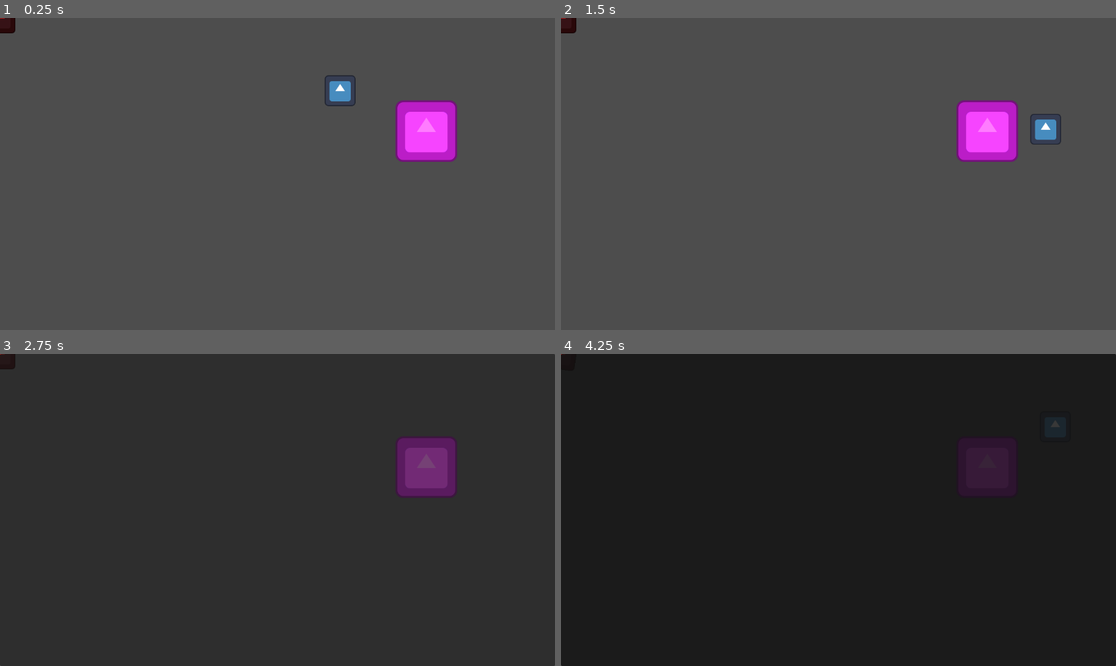
Above: before the commit, frames 1-4 (two rows, left to right).
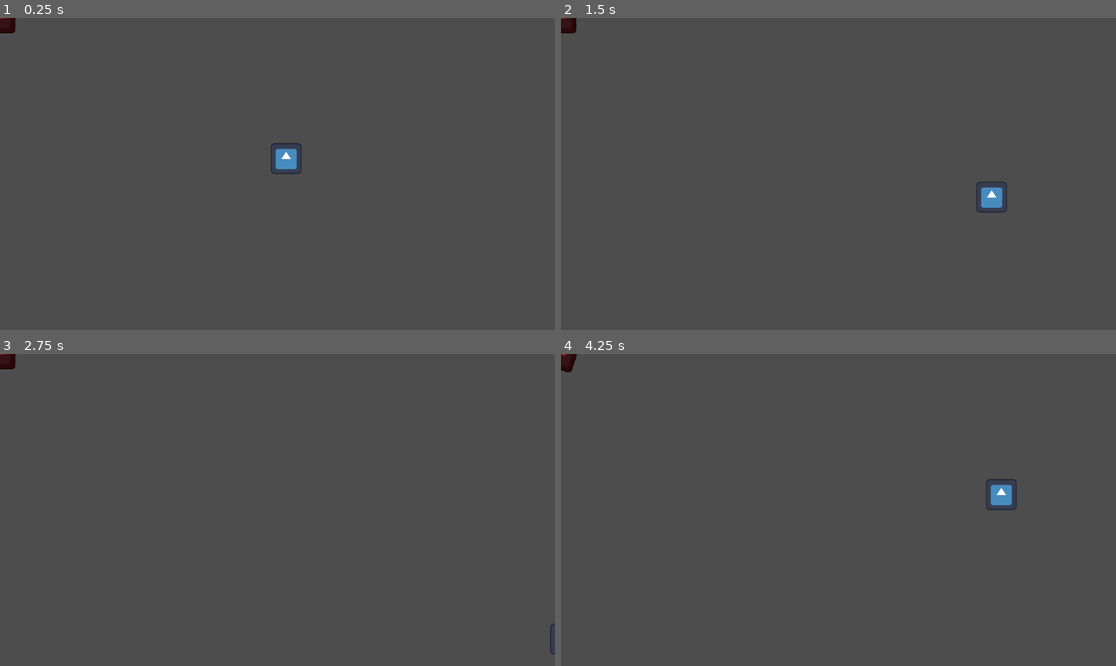
Above: after the commit, the same moments.

Repository: specialOne16/Godot-Wild-Jam-87
Game: Godot game, scene res://world/world.tscn
The game is run twice, just before and just after one commit, with the same random seed, the same clock (stepped at 60 frames per second) and the same inputs. The engine's default icon, where the game draws it, is replaced by a stand-in: a white triangle on a blue panel in a dark square.
Inputs:
- Up to frame 1 (0.25 s): no input
- Up to frame 2 (1.5 s): tap Enter at 0.5 s; hold Right (right) 0.53-1.28 s; hold Down (down) from 1.28 s (still down)
- Up to frame 3 (2.75 s): release Down (down) at 2.03 s; hold Right (right) from 2.03 s (still down)
- Up to frame 4 (4.25 s): release Right (right) at 2.78 s; hold Up (up) 2.78-3.53 s; tap Space at 3.5 s; hold Left (left) from 3.53 s (still down)

The runs differ from the first frame. In frame 1, 2.8% of the frame differs, in the area x 48-83%, y 18-50%; in frame 2, 2.8%; in frame 3, 100%; in frame 4, 100%, in the area x 0-100%, y 0-100%.

Commit message:
Fixed for comments

Diff:
--- a/entities/enemies/base/base_enemy.gd
+++ b/entities/enemies/base/base_enemy.gd
@@ -5,7 +5,6 @@
 var player: Player
 #
 func _process(delta: float) -> void:
-	rotation = get_parent().rotation
 	if player and event_bus.enemy_spawner == true:
 		global_position += global_position.direction_to(player.global_position) * move_speed * delta;
 		look_at(player.global_position)
--- a/entities/enemies/base/base_enemy.tscn
+++ b/entities/enemies/base/base_enemy.tscn
@@ -20,3 +20,11 @@
 [node name="CollisionShape2D" type="CollisionShape2D" parent="."]
 scale = Vector2(0.5, 0.5)
 shape = SubResource("RectangleShape2D_stjds")
+
+[node name="Control" type="Control" parent="."]
+layout_mode = 3
+anchors_preset = 0
+offset_right = 40.0
+offset_bottom = 40.0
+
+[node name="CanvasLayer" type="CanvasLayer" parent="Control"]
--- a/entities/player/player.tscn
+++ b/entities/player/player.tscn
@@ -1,10 +1,13 @@
-[gd_scene load_steps=4 format=3 uid="uid://dnrx1cp8p8huy"]
+[gd_scene load_steps=5 format=3 uid="uid://dnrx1cp8p8huy"]
 
 [ext_resource type="Script" uid="uid://ce4ya7xl5rj20" path="res://entities/player/player.gd" id="1_abrql"]
 [ext_resource type="Texture2D" uid="uid://dwcew2co30q1l" path="res://icon.svg" id="2_sglur"]
 
 [sub_resource type="RectangleShape2D" id="RectangleShape2D_bls4j"]
 size = Vector2(128, 128)
+
+[sub_resource type="CircleShape2D" id="CircleShape2D_abrql"]
+radius = 225.0089
 
 [node name="Player" type="CharacterBody2D"]
 collision_mask = 0
@@ -17,3 +20,8 @@
 [node name="CollisionShape2D" type="CollisionShape2D" parent="."]
 scale = Vector2(0.5, 0.5)
 shape = SubResource("RectangleShape2D_bls4j")
+
+[node name="Area2D" type="Area2D" parent="."]
+
+[node name="enemyDetection" type="CollisionShape2D" parent="Area2D"]
+shape = SubResource("CircleShape2D_abrql")
--- a/world/day_night_cycle/day_night_cycle.gd
+++ b/world/day_night_cycle/day_night_cycle.gd
@@ -2,8 +2,8 @@
 class_name DayNightCycle
 
 @onready var dark_overlay: Panel = $DarkOverlay
+@onready var dusk_overlay: Panel = %DuskOverlay
 @onready var morning_timer: Timer = %MorningTimer
-@onready var dusk_overlay: Panel = %DuskOverlay
 @onready var dusk_timer: Timer = %DuskTimer
 @onready var night_timer: Timer = %NightTimer
 
@@ -13,7 +13,7 @@
 
 func _ready() -> void:
 	dark_overlay.visible = false
-	dark_overlay.visible = false
+	dusk_overlay.visible = false
 	timer_init()
 	toggle_morning_overlay()
 	#cycle_timer.start()
@@ -34,10 +34,10 @@
 	morning_timer.start()
 
 func toggle_dusk_overlay():
-	dusk_overlay.visible = not dusk_overlay.visible
+	dusk_overlay.visible = true
 	dusk_timer.start()
 
 func toggle_dark_overlay():
-	dark_overlay.visible = not dark_overlay.visible
+	dark_overlay.visible = true
 	event_bus.enemy_spawner = true
 	night_timer.start()
--- a/world/day_night_cycle/day_night_cycle.tscn
+++ b/world/day_night_cycle/day_night_cycle.tscn
@@ -10,6 +10,7 @@
 grow_horizontal = 2
 grow_vertical = 2
 script = ExtResource("1_1bakr")
+night_timer_time = 3.0
 
 [node name="DarkOverlay" type="Panel" parent="."]
 modulate = Color(0, 0, 0, 1)
--- a/world/enemy_spawner/enemy_spawner.gd
+++ b/world/enemy_spawner/enemy_spawner.gd
@@ -7,8 +7,6 @@
 
 @export var player: Player
 @onready var spawn_timer: Timer = $SpawnTimer
-#@onready var path_1: Path2D = %Path1
-#@onready var path_follow_1: PathFollow2D = %PathFollow1
 
 
 func _ready() -> void:
--- a/world/enemy_spawner/enemy_spawner.tscn
+++ b/world/enemy_spawner/enemy_spawner.tscn
@@ -6,3 +6,4 @@
 script = ExtResource("1_x1uts")
 
 [node name="SpawnTimer" type="Timer" parent="."]
+wait_time = 2.0
--- a/world/path_follow_2d.gd
+++ /dev/null
@@ -1,7 +0,0 @@
-extends PathFollow2D
-
-
-@export var speed: float = 100.0
-
-func _process(delta):
-	progress += speed * delta
--- a/world/world.tscn
+++ b/world/world.tscn
@@ -15,25 +15,27 @@
 
 [node name="Player" parent="." instance=ExtResource("1_6xmxd")]
 unique_name_in_owner = true
-position = Vector2(706, 151)
+position = Vector2(594, 292)
 
 [node name="CanvasLayer" type="CanvasLayer" parent="."]
+visible = false
 
 [node name="DayNightCycle" parent="CanvasLayer" instance=ExtResource("2_tcf2h")]
 metadata/_edit_lock_ = true
 
 [node name="safe_house" parent="." instance=ExtResource("6_fn3g3")]
+visible = false
 position = Vector2(885, 235)
 scale = Vector2(2, 2)
 
 [node name="EnemySpawner" parent="." node_paths=PackedStringArray("player") instance=ExtResource("4_mmdvd")]
-position = Vector2(284, -41)
+position = Vector2(147, 87)
 player = NodePath("../Player")
 
 [node name="EnemySpawner2" parent="." node_paths=PackedStringArray("player") instance=ExtResource("4_mmdvd")]
-position = Vector2(-62, 546)
+position = Vector2(65, 534)
 player = NodePath("../Player")
 
 [node name="EnemySpawner3" parent="." node_paths=PackedStringArray("player") instance=ExtResource("4_mmdvd")]
-position = Vector2(1208, 641)
+position = Vector2(922, 397)
 player = NodePath("../Player")
Not shown, removed: world/path_follow_2d.gd.uid
